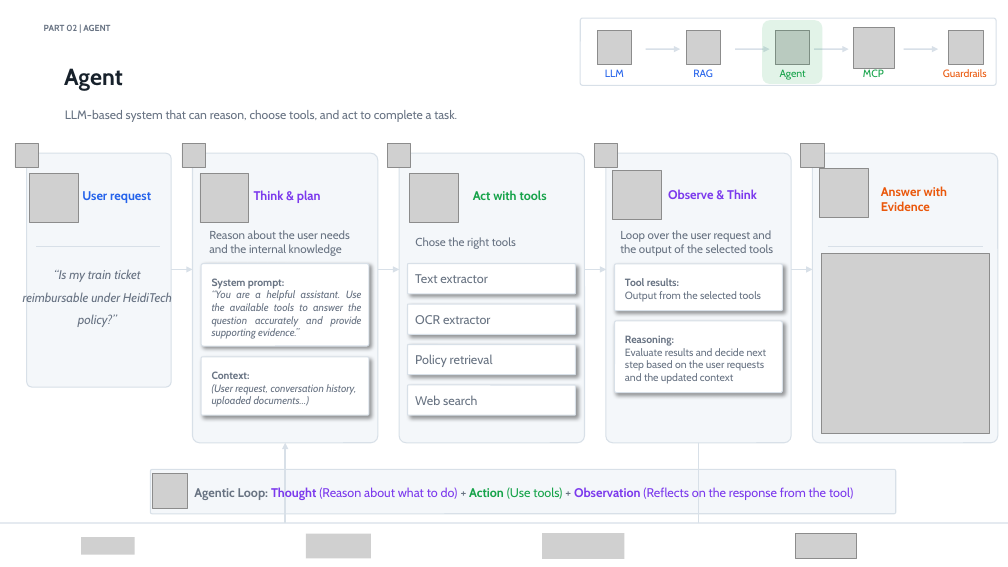
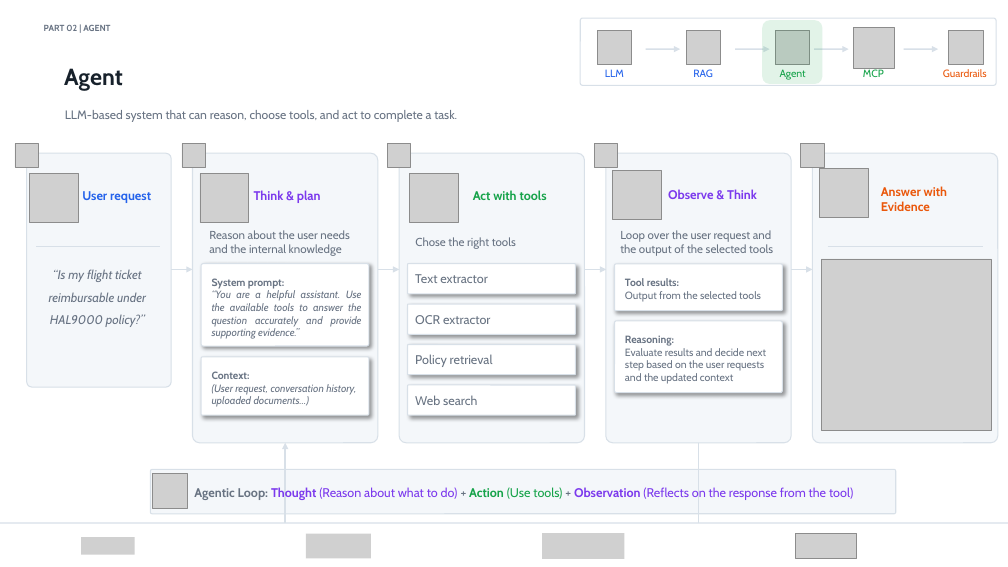
Before and after one commit to ovaccarelli/tutorial_ICDAR, a slide deck: slide 10 of presentation/tutorial_ICDAR.pptx. Drawn at 1008x567 pixels with LibreOffice and Linux fonts; fonts in the diff are those of the drawing; grey boxes stand for pictures. Boxes give left, top, right and bottom in pixels: in the first picture for what was removed or moved away, otherwise in the second. Text is boxed around its words. In the diff, an @@ line names an element or a change of style, - is before the commit and + after.

```diff
--- a/presentation/tutorial_ICDAR.pptx
+++ b/presentation/tutorial_ICDAR.pptx
@@ text at bbox=[49, 269, 146, 327]: text changed @@
-“Is my train ticket reimbursable under HeidiTech policy?”
+“Is my flight ticket reimbursable under HAL9000 policy?”
@@ picture: place and size @@
-picture at bbox=[821, 253, 989, 434]
+picture at bbox=[821, 259, 991, 430]
```
Also in this commit, not shown: 3 other files.
